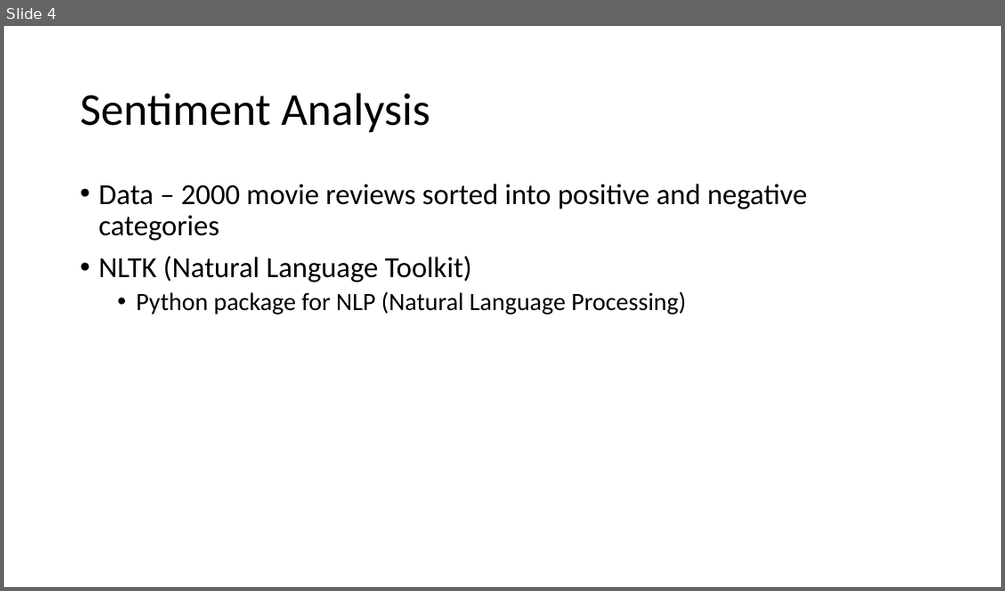
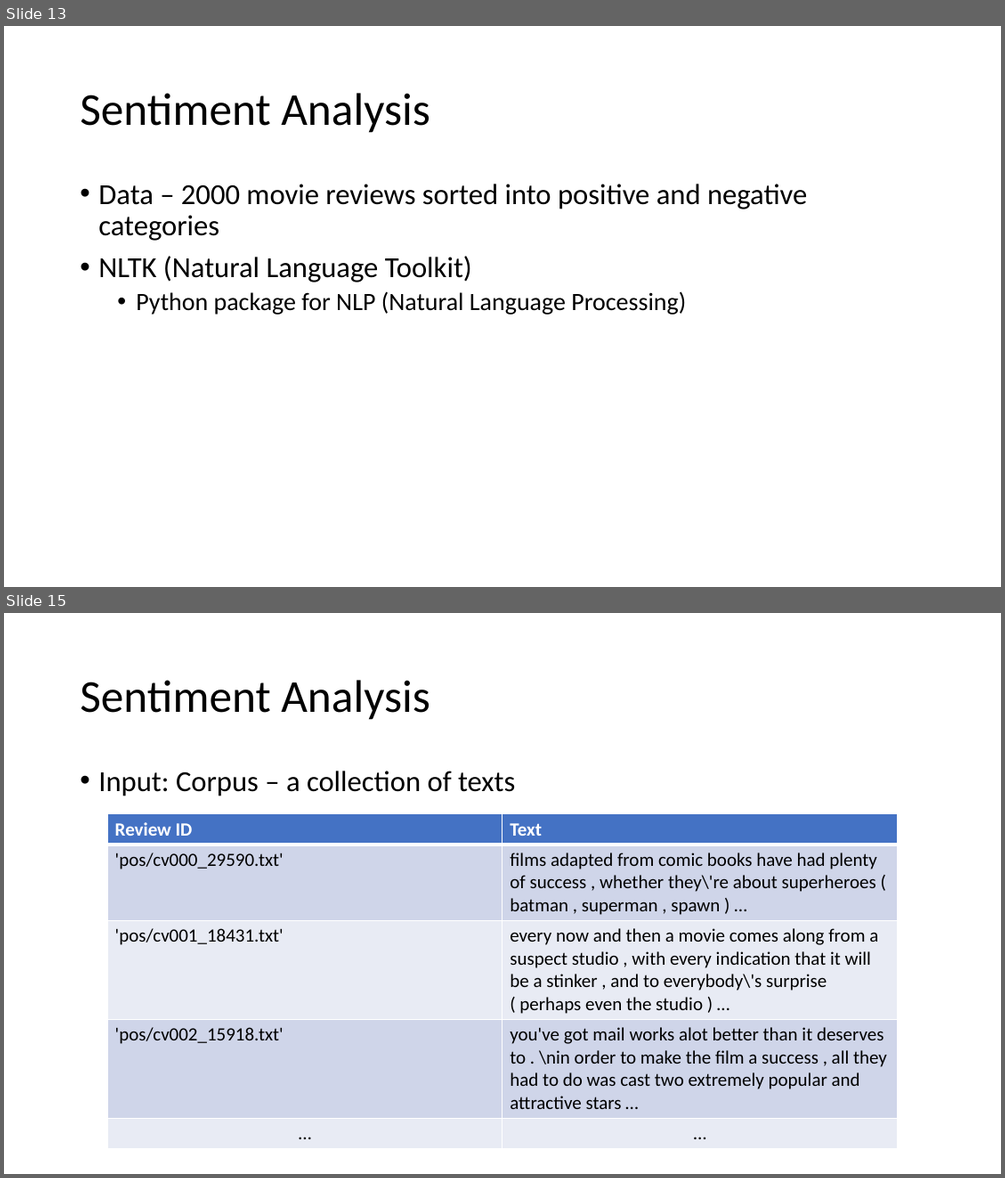
Before and after one commit to theresa-leehq/text-analysis-draft, a slide deck: Text Analysis in Python.pptx. Shown one above the other, each under a label of ours: slide 4 before the commit, slides 13 and 15 after it; the slides between them are not shown. The pictures are 1005x591 and 1005x1178 pixels, drawn with LibreOffice and Linux fonts; fonts in the diff are those of the drawing. Boxes give left, top, right and bottom in pixels: in the first picture for what was removed or moved away, otherwise in the second. Text is boxed around its words. In the diff, an @@ line names an element or a change of style, - is before the commit and + after.

```diff
--- a/Text Analysis in Python.pptx
+++ b/Text Analysis in Python.pptx
@@ slide 15 added at [4,613,1001,1174], background #FFFFFF @@
@@ title added at [80,680,430,720], 44 pt, text #000000 @@
+Sentiment Analysis
@@ text added at [98,771,515,796], 28 pt, text #000000 @@
+• Input: Corpus – a collection of texts
@@ table added at [107,814,897,1144], 5 rows, 2 columns @@
+Review ID | Text
+'pos/cv000_29590.txt' | films adapted from comic books have had plenty of success , whether they\'re about superheroes ( batman , superman , spawn ) …
+'pos/cv001_18431.txt' | every now and then a movie comes along from a suspect studio , with every indication that it will be a stinker , and to everybody\'s surprise ( perhaps even the studio ) …
+'pos/cv002_15918.txt' | you've got mail works alot better than it deserves to . \nin order to make the film a success , all they had to do was cast two extremely popular and attractive stars …
+… | …
@@ what was slide 4 is now slide 13 @@
```
Also in this commit, not shown: 4 slides changed, 25 other slides added, 4 slides removed, 2 other files.
